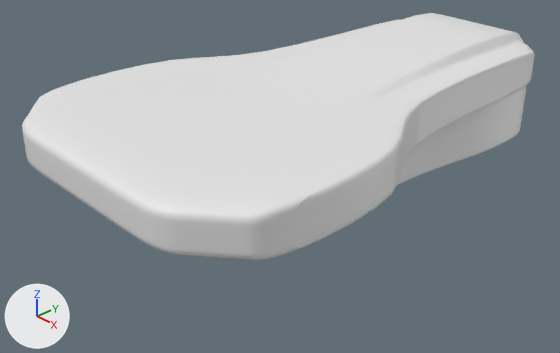
What one commit did to the Blender file drone.blend.
One viewpoint serves both versions: a 50 mm camera at (1.776, -1.903, 0.996) aimed at (-0.05, -0.196, -0.268). Lighting does not change. The marker at lower left points along +X, +Y and +Z.

Script lines for the objects in view, before the commit:
```python
me_cube_003 = bpy.data.meshes.new('Cube.003')
me_cube_003.from_pydata(...)  # 176 vertices, 174 faces; spans x -0.58..0.58, y -1.0..0.9, z -0.08..0.15
me_cube_003.polygons.foreach_set('use_smooth', [True] * 174)
me_cube_004 = bpy.data.meshes.new('Cube.004')
me_cube_004.from_pydata(...)  # 104 vertices, 102 faces; spans x -0.314..0.314, y -0.004..0.903, z -0.295..-0.073
me_cube_004.polygons.foreach_set('use_smooth', [True] * 102)
ob_cube = bpy.data.objects.new('Cube', me_cube_003)
ob_cube.location = (0.0, 0.0, 0.0)
_m = ob_cube.modifiers.new('Subdivision', 'SUBSURF')
_m.levels = 3
ob_cube_001 = bpy.data.objects.new('Cube.001', me_cube_004)
ob_cube_001.location = (0.0, 0.0, 0.0)
_m = ob_cube_001.modifiers.new('Subdivision', 'SUBSURF')
_m.levels = 3
```
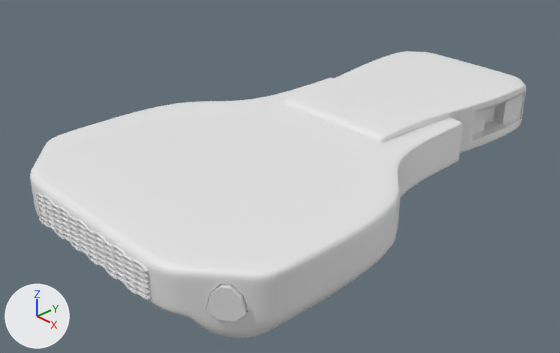
ob_cube_003 is not drawn itself; it is used by a modifier of ob_cube_001.
ob_cube_006 is not drawn itself; it is used by a modifier of ob_cube_005.

Diff of the bpy script that builds the scene:
```diff
--- a/drone.blend.py
+++ b/drone.blend.py
@@ me_cube_004 @@
 me_cube_004.from_pydata(...)  # 104 vertices, 102 faces; spans x -0.314..0.314, y -0.004..0.903, z -0.295..-0.073
 # used by ob_cube_001; location = (0.0, 0.0, 0.0)
+# me_cube_004 part 1: all 52 vertices in x -0.314..0.314, y -0.004..0.903, z -0.295..-0.278 are moved by (0.0, 0.0, 0.032)
@@ me_cube_009 @@
+me_cube_009.from_pydata(...)  # 20 vertices, 18 faces; spans x 0.225..0.414, y 0.477..0.813, z -0.222..-0.107
@@ me_honeycomb @@
+me_honeycomb.from_pydata(...)  # 1080 vertices, 1402 faces; spans x -0.299..0.306, y 0.291..0.343, z -0.238..-0.124
@@ me_cube_014 @@
+me_cube_014.from_pydata(...)  # 16 vertices, 10 faces; spans x -0.5377..-0.3973, y -0.9261..-0.787, z -0.2422..-0.139
@@ me_cube_013 @@
+me_cube_013.from_pydata(...)  # 16 vertices, 10 faces; spans x -0.568..-0.392, y -0.968..-0.782, z -0.245..-0.136
@@ me_cube_012 @@
+me_cube_012.from_pydata(...)  # 184 vertices, 167 faces; spans x -0.584..0.584, y -1.0..0.358, z -0.336..-0.097
+me_cube_012.polygons.foreach_set('use_smooth', [True] * 167)
@@ ob_cube @@
 _m = ob_cube.modifiers.new('Subdivision', 'SUBSURF')
 _m.levels = 3
+ob_cube.hide_set(True)
@@ ob_cube_001 @@
 _m = ob_cube_001.modifiers.new('Subdivision', 'SUBSURF')
 _m.levels = 3
+_m = ob_cube_001.modifiers.new('BTool_Cube.003', 'BOOLEAN')
+_m.object = ob_cube_003
@@ ob_cube_003 @@
+ob_cube_003 = bpy.data.objects.new('Cube.003', me_cube_009)
+ob_cube_003.location = (0.0, 0.0, 0.0)
+ob_cube_003.visible_camera = False
+ob_cube_003.visible_diffuse = False
+ob_cube_003.visible_glossy = False
+ob_cube_003.visible_transmission = False
+_m = ob_cube_003.modifiers.new('Mirror', 'MIRROR')
+ob_cube_003.hide_render = True
@@ ob_honeycomb @@
+ob_honeycomb = bpy.data.objects.new('HoneyComb', me_honeycomb)
+ob_honeycomb.location = (0.0, -1.297, 0.0)
@@ ob_cube_007 @@
+ob_cube_007 = bpy.data.objects.new('Cube.007', me_cube_014)
+ob_cube_007.location = (0.0, 0.0, 0.0)
+_m = ob_cube_007.modifiers.new('Mirror', 'MIRROR')
@@ ob_cube_006 @@
+ob_cube_006 = bpy.data.objects.new('Cube.006', me_cube_013)
+ob_cube_006.location = (0.0, 0.0, 0.0)
+ob_cube_006.visible_camera = False
+ob_cube_006.visible_diffuse = False
+ob_cube_006.visible_glossy = False
+ob_cube_006.visible_transmission = False
+_m = ob_cube_006.modifiers.new('Mirror', 'MIRROR')
+ob_cube_006.hide_render = True
@@ ob_cube_005 @@
+ob_cube_005 = bpy.data.objects.new('Cube.005', me_cube_012)
+ob_cube_005.location = (0.0, 0.0, 0.0)
+_m = ob_cube_005.modifiers.new('Subdivision', 'SUBSURF')
+_m.levels = 3
+_m = ob_cube_005.modifiers.new('BTool_Cube.006', 'BOOLEAN')
+_m.object = ob_cube_006
```

Pixel boxes (x1, y1, x2, y2) of what changed, in the pictures (560 x 353 px; the box of a moved part takes in the faces that stretch with it):
'Cube', hidden: before (22, 13, 535, 260)
'Cube.005', added: after (30, 78, 463, 338)
'Cube.001', reshaped, modifiers changed: before (397, 86, 526, 185); after (283, 51, 526, 153)
'HoneyComb', added: after (35, 193, 151, 299)
'Cube.007', added: after (207, 284, 247, 322)
part 1 of me_cube_004, moved or reshaped: before (397, 95, 525, 185); after (458, 93, 526, 153)
